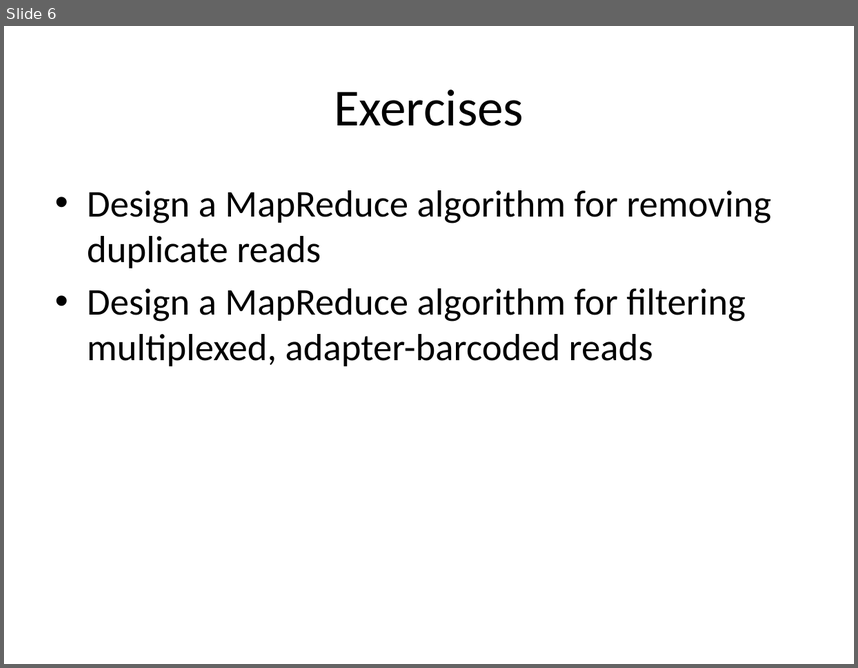
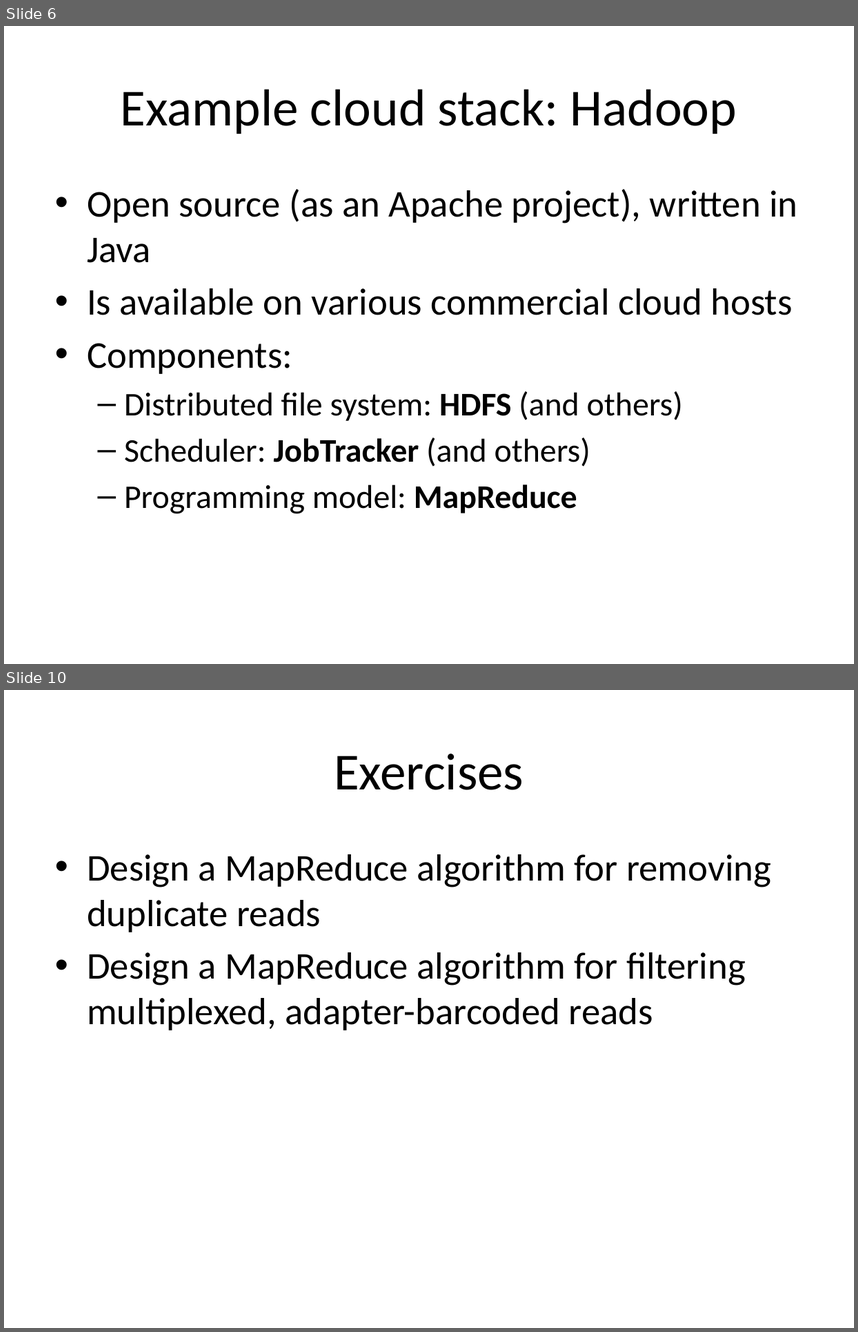
Before and after one commit to rvosa/ngs-workflows, a slide deck: doc/slides/day3/session4/MassiveParallelization.pptx. Shown one above the other, each under a label of ours: slide 6 before the commit, slides 6 and 10 after it; the slides between them are not shown. The pictures are 858x668 and 858x1332 pixels, drawn with LibreOffice and Linux fonts; fonts in the diff are those of the drawing. Boxes give left, top, right and bottom in pixels: in the first picture for what was removed or moved away, otherwise in the second. Text is boxed around its words. In the diff, an @@ line names an element or a change of style, - is before the commit and + after.

```diff
--- a/doc/slides/day3/session4/MassiveParallelization.pptx
+++ b/doc/slides/day3/session4/MassiveParallelization.pptx
@@ slide 6 added at bbox=[4, 26, 854, 664], background #FFFFFF @@
@@ title added at bbox=[121, 89, 737, 134], 44 pt, text #000000 @@
+Example cloud stack: Hadoop
@@ text added at bbox=[87, 189, 797, 514], 32 pt, text #000000 @@
+• Open source (as an Apache project), written in Java
+• Is available on various commercial cloud hosts
+• Components:
+  – Distributed file system: HDFS (and others)
+  – Scheduler: JobTracker (and others)
+  – Programming model: MapReduce
@@ what was slide 6 is now slide 10 @@
```
Also in this commit, not shown: 1 slide changed, 7 other slides added, 4 slides removed, 1 other file.
